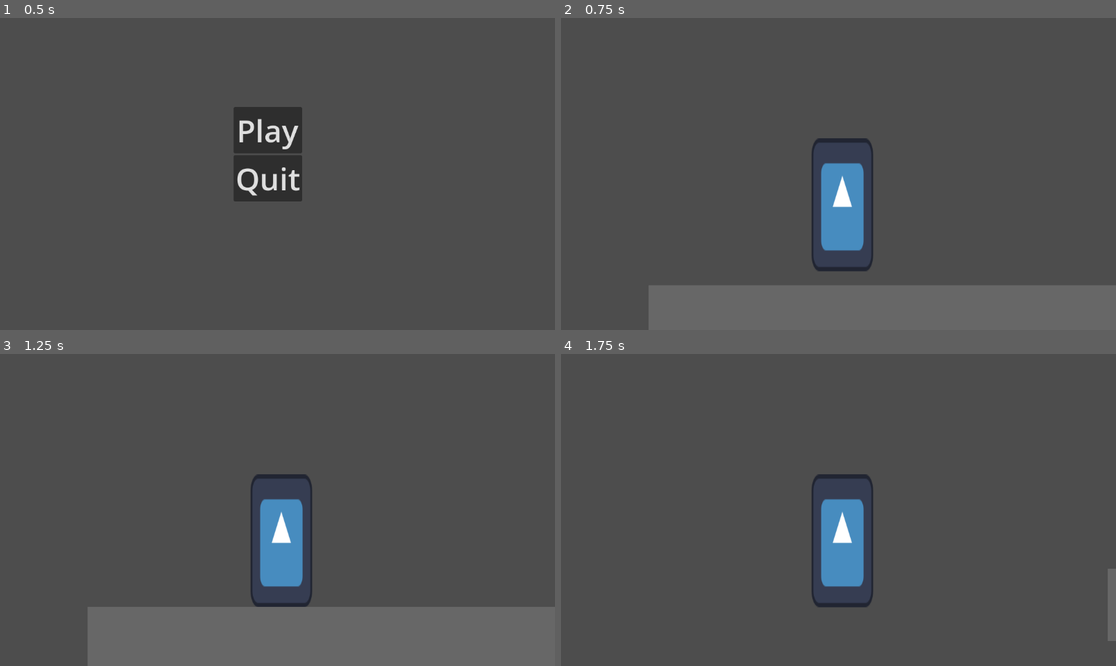
Above: before the commit, frames 1-4 (two rows, left to right).
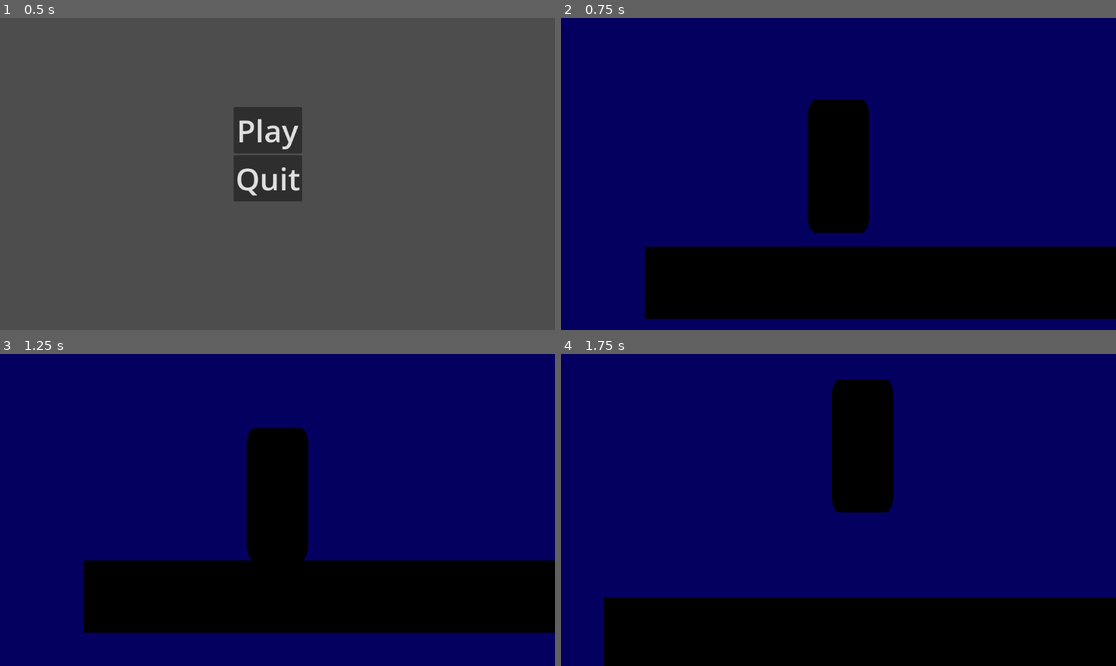
Above: after the commit, the same moments.

Repository: prejammers/godot-platformer
Game: Godot game, scene res://scene/menu.tscn
The game is run twice, just before and just after one commit, with the same random seed, the same clock (stepped at 60 frames per second) and the same inputs. The engine's default icon, where the game draws it, is replaced by a stand-in: a white triangle on a blue panel in a dark square.
Inputs:
- Up to frame 1 (0.5 s): no input
- Up to frame 2 (0.75 s): click "Play" at 0.5 s
- Up to frame 3 (1.25 s): no input
- Up to frame 4 (1.75 s): hold D (move_right) from 1.28 s (still down); tap Space (jump) at 1.52 s

Frame 1 is identical in both runs. In frame 2, 100% of the frame differs, in the area x 0-100%, y 0-100%; in frame 3, 100%; in frame 4, 100%.

Commit message:
scene adjustments

Diff:
--- /dev/null
+++ b/scene/platform.tscn
@@ -0,0 +1,19 @@
+[gd_scene load_steps=3 format=3 uid="uid://c7g3bxbcui3f7"]
+
+[sub_resource type="QuadMesh" id="QuadMesh_3bwms"]
+size = Vector2(1000, 150)
+
+[sub_resource type="RectangleShape2D" id="RectangleShape2D_yse2c"]
+size = Vector2(1000, 150)
+
+[node name="Platform" type="StaticBody2D"]
+position = Vector2(576, 576)
+
+[node name="MeshInstance2D" type="MeshInstance2D" parent="."]
+modulate = Color(0, 0, 0, 1)
+position = Vector2(2.08165e-12, 2.08165e-12)
+mesh = SubResource("QuadMesh_3bwms")
+
+[node name="CollisionShape2D" type="CollisionShape2D" parent="."]
+position = Vector2(2.08165e-12, 2.08165e-12)
+shape = SubResource("RectangleShape2D_yse2c")
--- a/scene/player.tscn
+++ b/scene/player.tscn
@@ -10,6 +10,7 @@
 script = ExtResource("1_evnxh")
 
 [node name="Sprite2D" type="Sprite2D" parent="."]
+self_modulate = Color(0, 0, 0, 1)
 position = Vector2(0, -136)
 scale = Vector2(1, 2.15234)
 texture = ExtResource("1_ynbo7")
@@ -19,4 +20,5 @@
 shape = SubResource("RectangleShape2D_3voon")
 
 [node name="Camera2D" type="Camera2D" parent="."]
-position = Vector2(-8, -200)
+position = Vector2(2.08165e-12, -100)
+position_smoothing_enabled = true
--- a/scene/world.tscn
+++ b/scene/world.tscn
@@ -1,23 +1,25 @@
-[gd_scene load_steps=6 format=3 uid="uid://bxnwli5lenjfn"]
+[gd_scene load_steps=7 format=3 uid="uid://bxnwli5lenjfn"]
 
 [ext_resource type="PackedScene" uid="uid://i7acxieay1og" path="res://scene/player.tscn" id="1_aew1j"]
 [ext_resource type="Script" path="res://scripts/world.gd" id="1_gkxe2"]
 [ext_resource type="PackedScene" uid="uid://chsx24ortjlhy" path="res://scene/pause_menu.tscn" id="3_ygyix"]
+[ext_resource type="PackedScene" uid="uid://c7g3bxbcui3f7" path="res://scene/platform.tscn" id="4_w0tq1"]
 
-[sub_resource type="QuadMesh" id="QuadMesh_3bwms"]
-size = Vector2(1000, 150)
+[sub_resource type="QuadMesh" id="QuadMesh_dfpqx"]
 
-[sub_resource type="RectangleShape2D" id="RectangleShape2D_yse2c"]
-size = Vector2(1000, 150)
+[sub_resource type="QuadMesh" id="QuadMesh_ba1mv"]
 
 [node name="World" type="Node2D"]
 script = ExtResource("1_gkxe2")
 
 [node name="Player" parent="." instance=ExtResource("1_aew1j")]
+self_modulate = Color(0, 0, 0, 1)
 position = Vector2(478, 442)
 
 [node name="Camera2D2" type="Camera2D" parent="Player"]
-position = Vector2(-486, -642)
+position = Vector2(-478, -442)
+position_smoothing_enabled = true
+position_smoothing_speed = 1.0
 
 [node name="Pause_Menu" parent="Player/Camera2D2" instance=ExtResource("3_ygyix")]
 visible = false
@@ -33,26 +35,57 @@
 size_flags_horizontal = 4
 size_flags_vertical = 4
 
-[node name="Platform" type="StaticBody2D" parent="."]
-position = Vector2(576, 576)
+[node name="background" type="MeshInstance2D" parent="Player/Camera2D2"]
+modulate = Color(0.130028, 6.85888e-07, 0.656816, 1)
+self_modulate = Color(0.127784, 5.09029e-06, 0.57463, 1)
+z_index = -100
+z_as_relative = false
+position = Vector2(484, 350.5)
+scale = Vector2(1448, 963)
+mesh = SubResource("QuadMesh_dfpqx")
 
-[node name="MeshInstance2D" type="MeshInstance2D" parent="Platform"]
-modulate = Color(0.404511, 0.404511, 0.404511, 1)
-position = Vector2(2.08165e-12, 2.08165e-12)
-mesh = SubResource("QuadMesh_3bwms")
+[node name="Platform" parent="." instance=ExtResource("4_w0tq1")]
 
-[node name="CollisionShape2D" type="CollisionShape2D" parent="Platform"]
-position = Vector2(2.08165e-12, 2.08165e-12)
-shape = SubResource("RectangleShape2D_yse2c")
+[node name="Platform2" parent="." instance=ExtResource("4_w0tq1")]
+position = Vector2(1576, 576)
 
-[node name="Platform2" type="StaticBody2D" parent="."]
-position = Vector2(1664, 320)
+[node name="Platform3" parent="." instance=ExtResource("4_w0tq1")]
+position = Vector2(2576, 576)
 
-[node name="MeshInstance2D" type="MeshInstance2D" parent="Platform2"]
-modulate = Color(0.404511, 0.404511, 0.404511, 1)
-position = Vector2(2.08165e-12, 2.08165e-12)
-mesh = SubResource("QuadMesh_3bwms")
+[node name="Platform4" parent="." instance=ExtResource("4_w0tq1")]
+position = Vector2(3576, 576)
 
-[node name="CollisionShape2D" type="CollisionShape2D" parent="Platform2"]
-position = Vector2(2.08165e-12, 2.08165e-12)
-shape = SubResource("RectangleShape2D_yse2c")
+[node name="tree" type="MeshInstance2D" parent="."]
+modulate = Color(0, 0, 0, 1)
+z_index = -50
+position = Vector2(1536, 328)
+scale = Vector2(72.5, 378.5)
+mesh = SubResource("QuadMesh_ba1mv")
+
+[node name="tree2" type="MeshInstance2D" parent="."]
+modulate = Color(0, 0, 0, 1)
+z_index = -50
+position = Vector2(2264, 312)
+scale = Vector2(72.5, 378.5)
+mesh = SubResource("QuadMesh_ba1mv")
+
+[node name="tree3" type="MeshInstance2D" parent="."]
+modulate = Color(0, 0, 0, 1)
+z_index = -50
+position = Vector2(1888, 360)
+scale = Vector2(72.5, 378.5)
+mesh = SubResource("QuadMesh_ba1mv")
+
+[node name="tree4" type="MeshInstance2D" parent="."]
+modulate = Color(0, 0, 0, 1)
+z_index = -50
+position = Vector2(2752, 344)
+scale = Vector2(72.5, 378.5)
+mesh = SubResource("QuadMesh_ba1mv")
+
+[node name="tree5" type="MeshInstance2D" parent="."]
+modulate = Color(0, 0, 0, 1)
+z_index = -50
+position = Vector2(3496, 344)
+scale = Vector2(72.5, 378.5)
+mesh = SubResource("QuadMesh_ba1mv")
